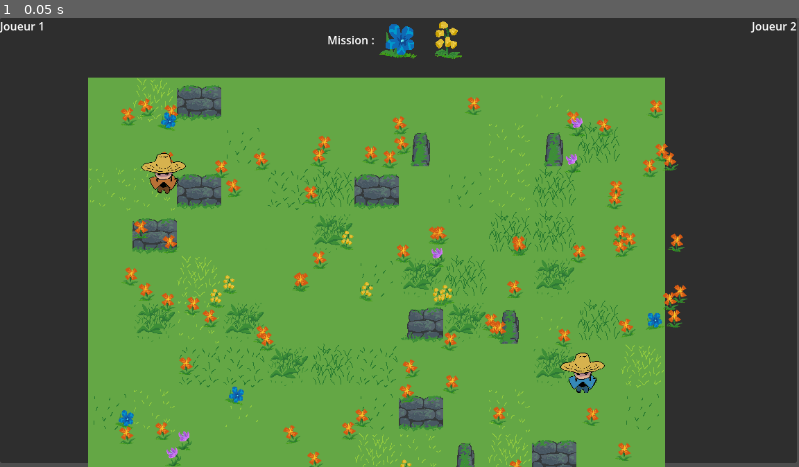
Above: before the commit, frame 1.
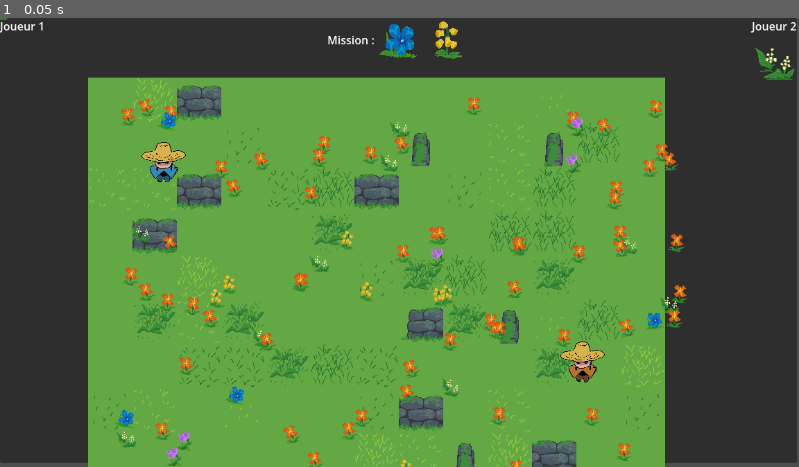
Above: after the commit, the same moment.

Repository: FablabMurat/2025GameJamCantal-1
Game: Godot game, scene res://root.tscn
Same seed, same stepped clock (60 frames per second), same inputs: the game is played once before the commit and once after it.
Inputs:
- Up to frame 1 (0.05 s): no input

The runs differ from the first frame. In frame 1, 1.4% of the frame differs, in the area x 0-100%, y 0-96%.

Commit message:
added a flower to swap player positions

Diff:
--- a/niveau.gd
+++ b/niveau.gd
@@ -69,6 +69,12 @@
 			newplant.isspecial()
 			newplant.attrape.connect(fleurattrape)
 			newplant.canSpeedBoost = true
+		elif rand < 0.4:
+			newplant.choosetype(5)
+			newplant.isspecial()
+			newplant.attrape.connect(fleurattrape)
+			newplant.swapPosition.connect(swap_player_positions)
+			newplant.canSwapPosition = true
 		else:
 			newplant.choosetype(1)
 			newplant.nocontact()
@@ -108,3 +114,8 @@
 # Called every frame. 'delta' is the elapsed time since the previous frame.
 func _process(delta: float) -> void:
 	pass
+
+func swap_player_positions():
+	var temp_pos = perso1.position
+	perso1.position = perso2.position
+	perso2.position = temp_pos
--- a/plante.gd
+++ b/plante.gd
@@ -4,8 +4,10 @@
 var flowertype : int
 var canStun : bool
 var canSpeedBoost : bool
+var canSwapPosition : bool
 
 signal attrape(perso,plante)
+signal swapPosition()
 
 # Called when the node enters the scene tree for the first time.
 func _ready() -> void:
@@ -40,3 +42,5 @@
 			perso.apply_stun(0.5)
 		if canSpeedBoost:
 			perso.apply_speed_boost(2, 2)
+		if canSwapPosition:
+			swapPosition.emit()
